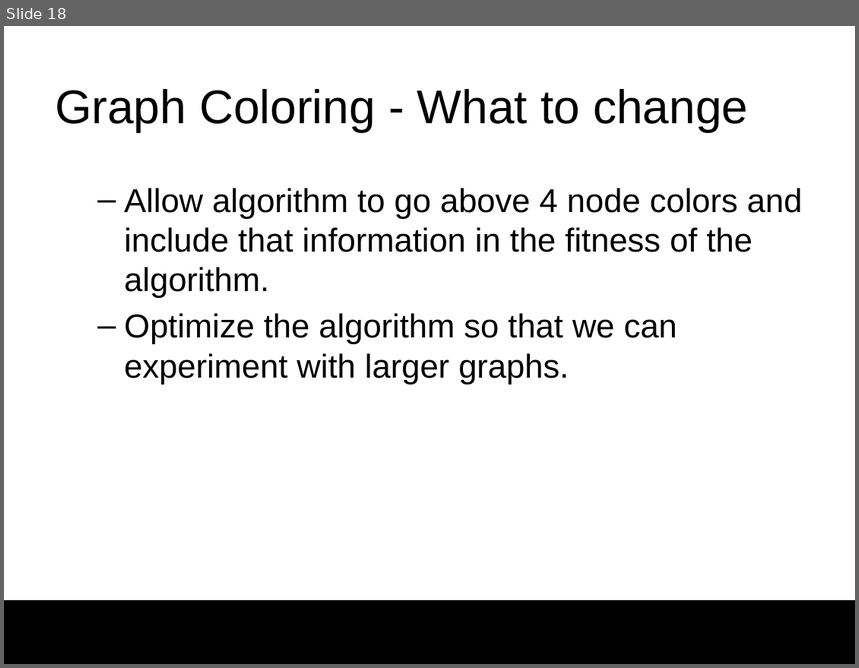
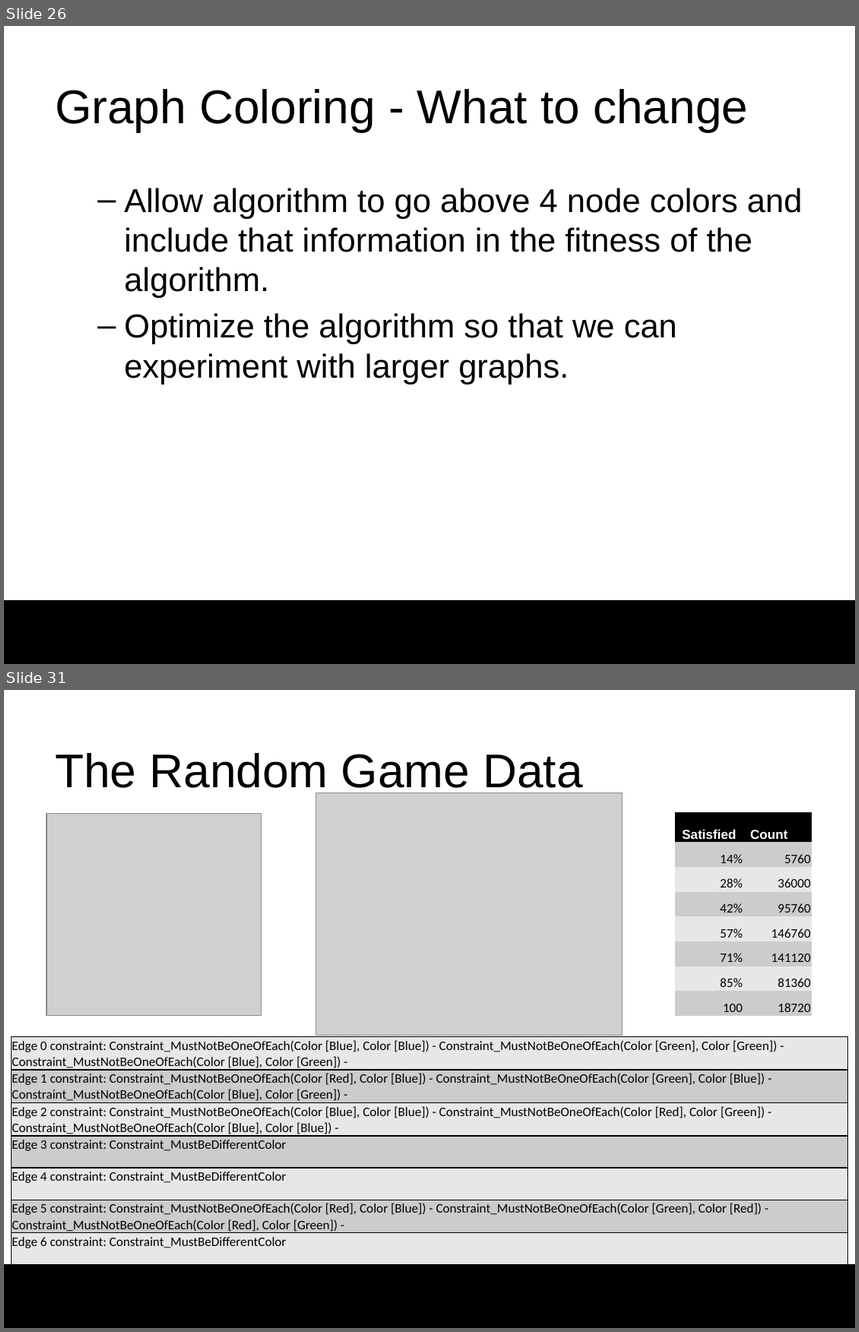
Before and after one commit to darrare/MS-Thesis, a slide deck: Documentation/Presentation.pptx. Shown one above the other, each under a label of ours: slide 18 before the commit, slides 26 and 31 after it; the slides between them are not shown. The pictures are 859x668 and 859x1332 pixels, drawn with LibreOffice and Linux fonts; fonts in the diff are those of the drawing; grey boxes stand for pictures; background and template pictures are left out. Boxes give left, top, right and bottom in pixels: in the first picture for what was removed or moved away, otherwise in the second. Text is boxed around its words. In the diff, an @@ line names an element or a change of style, - is before the commit and + after.

```diff
--- a/Documentation/Presentation.pptx
+++ b/Documentation/Presentation.pptx
@@ slide 31 added at <box>4,690,855,1328</box>, background #FFFFFF; not listed: 1 template element that a slide beside it also shows @@
@@ title added at <box>55,753,582,796</box>, 40 pt, text #000000 @@
+The Random Game Data
@@ picture added at <box>316,793,622,1035</box> @@
@@ picture added at <box>47,813,261,1016</box> @@
@@ table added at <box>676,812,812,1018</box>, 8 rows, 2 columns @@
+Satisfied | Count
+14% | 5760
+28% | 36000
+42% | 95760
+57% | 146760
+71% | 141120
+85% | 81360
+100 | 18720
@@ table added at <box>11,1037,848,1262</box>, 7 rows, 1 columns @@
+Edge 0 constraint: Constraint_MustNotBeOneOfEach(Color [Blue], Color [Blue]) - Constraint_MustNotBeOneOfEach(Color [Green], Color [Green]) - Constraint_MustNotBeOneOfEach(Color [Blue], Color [Green]) -
+Edge 1 constraint: Constraint_MustNotBeOneOfEach(Color [Red], Color [Blue]) - Constraint_MustNotBeOneOfEach(Color [Green], Color [Blue]) - Constraint_MustNotBeOneOfEach(Color [Blue], Color [Green]) -
+Edge 2 constraint: Constraint_MustNotBeOneOfEach(Color [Blue], Color [Blue]) - Constraint_MustNotBeOneOfEach(Color [Red], Color [Green]) - Constraint_MustNotBeOneOfEach(Color [Blue], Color [Blue]) -
+Edge 3 constraint: Constraint_MustBeDifferentColor
+Edge 4 constraint: Constraint_MustBeDifferentColor
+Edge 5 constraint: Constraint_MustNotBeOneOfEach(Color [Red], Color [Blue]) - Constraint_MustNotBeOneOfEach(Color [Green], Color [Red]) - Constraint_MustNotBeOneOfEach(Color [Red], Color [Green]) -
+Edge 6 constraint: Constraint_MustBeDifferentColor
@@ what was slide 18 is now slide 26 @@
```
Also in this commit, not shown: 12 slides changed, 15 other slides added, 1 slide removed, 2 other files.
